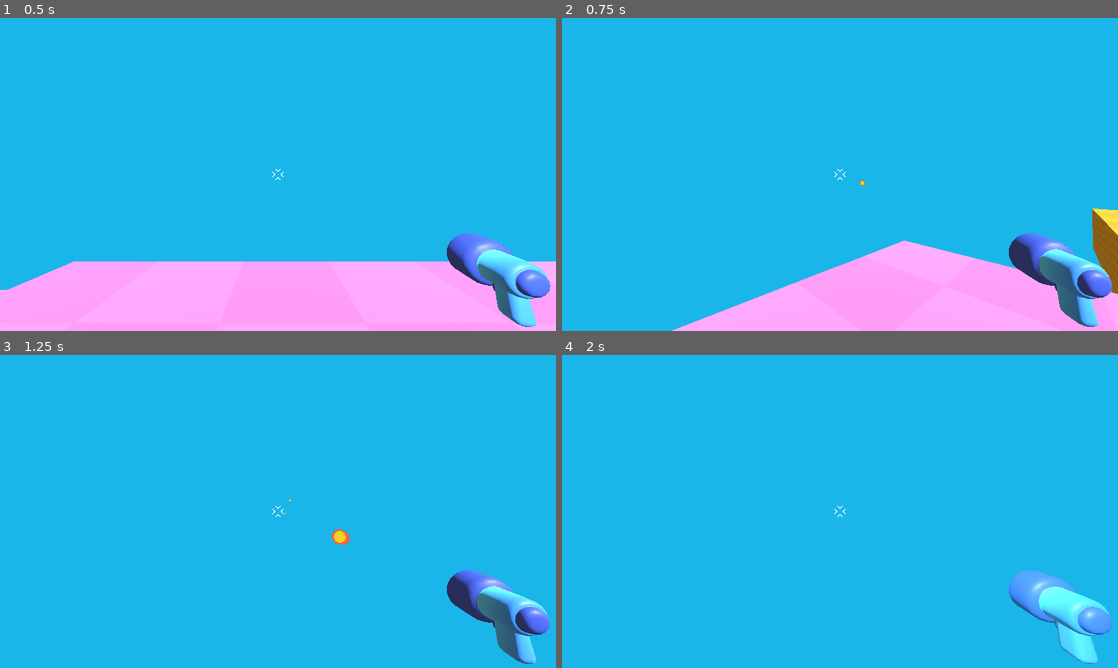
Above: before the commit, frames 1-4 (two rows, left to right).
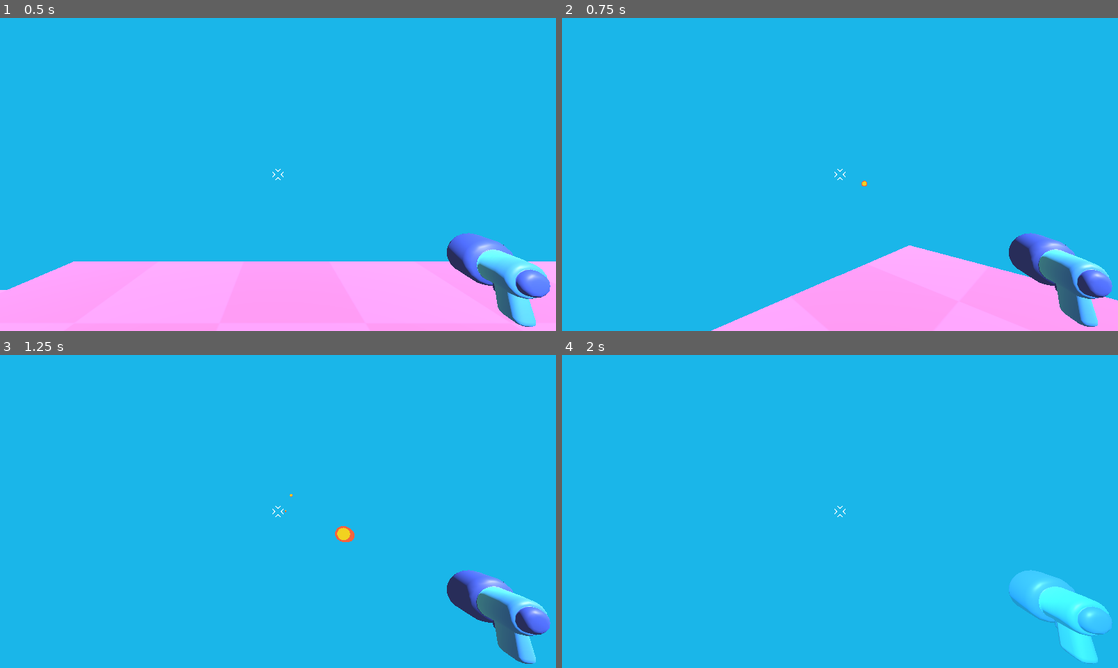
Above: after the commit, the same moments.

Repository: YvanDesPatates/Jelly_Belly_3D
Game: Godot game, scene res://level/game.tscn
The game is run twice, just before and just after one commit, with the same random seed, the same clock (stepped at 60 frames per second) and the same inputs.
Inputs (mouse positions are in pixels of both pictures, inside the frame that each line leads up to):
- Up to frame 1 (0.5 s): no input
- Up to frame 2 (0.75 s): tap Enter at 0.5 s; move the mouse to (867, 174) at 0.52 s; press the mouse at (867, 174) at 0.53 s; hold W (move_forward) from 0.53 s (still down)
- Up to frame 3 (1.25 s): keep holding W (move_forward); tap Space (jump) at 0.77 s
- Up to frame 4 (2 s): keep holding W (move_forward); move the mouse to (812, 511) at 1.27 s; release the mouse at (812, 511) at 1.28 s; click (812, 511) at 1.35 s; tap Space (jump) at 1.52 s

Frame 1 is identical in both runs. In frame 2, 2.7% of the frame differs, in the area x 19-100%, y 52-100%; in frame 3, 0.1%; in frame 4, 2.4%.

Commit message:
moovable plateforms

Diff:
--- /dev/null
+++ b/level/MoovingPlateform.gd
@@ -0,0 +1,24 @@
+extends Node3D
+
+## direction where the plateform will go. Once it has passed the limit distance, go reverse-side.
+@export var moove_direction: Vector3 = Vector3.FORWARD
+## limit distance from the start position to the max and min pos.
+@export var limit_distance: float = 10.00
+@export var speed:float = 2.00
+
+var starting_point: Vector3
+
+func _ready() -> void:
+	starting_point = global_position
+
+
+# Called every frame. 'delta' is the elapsed time since the previous frame.
+func _process(delta: float) -> void:
+	var pos = global_position
+	global_position += moove_direction * speed * delta
+	var distance_travelled = abs(starting_point.distance_to(global_position))
+	var limit_has_been_reached = distance_travelled >= limit_distance
+	var new_pos = global_position
+	if limit_has_been_reached :
+		global_position = starting_point + moove_direction * limit_distance
+		moove_direction *= Vector3(-1, -1, -1)
--- /dev/null
+++ b/level/TurningPlateform.gd
@@ -0,0 +1,7 @@
+extends Node3D
+
+@export var speed: float = 2
+
+
+func _process(delta: float) -> void:
+	global_rotation.y += speed * delta
--- a/level/game.tscn
+++ b/level/game.tscn
@@ -3,6 +3,8 @@
 [ext_resource type="PackedScene" uid="uid://cxbbeq53tifsu" path="res://player/player.tscn" id="1_bk1rt"]
 [ext_resource type="Material" uid="uid://dfvkl4a7xs4y" path="res://level/purple_ground.tres" id="2_hjeur"]
 [ext_resource type="Material" uid="uid://bxdrynee85yt1" path="res://level/yellow_platform.tres" id="3_l5ub2"]
+[ext_resource type="Script" uid="uid://dichtufjbj5hg" path="res://level/TurningPlateform.gd" id="4_hjeur"]
+[ext_resource type="Script" uid="uid://vqfuouvfka5p" path="res://level/MoovingPlateform.gd" id="4_l5ub2"]
 
 [sub_resource type="Environment" id="Environment_ijeiy"]
 background_mode = 1
@@ -41,18 +43,26 @@
 use_collision = true
 size = Vector3(10, 22, 10)
 material = ExtResource("3_l5ub2")
+script = ExtResource("4_l5ub2")
+limit_distance = 2.5
 
 [node name="CSGBox3D5" type="CSGBox3D" parent="WallsAndPlateforms" unique_id=2074918484]
 transform = Transform3D(0.9999977, 9.612625e-12, 0.0021991131, -9.612628e-11, 0.099999964, -1.06821487e-13, -0.0021991131, -1.0682144e-14, 0.9999977, 13, -1.0849552, 4)
 use_collision = true
 size = Vector3(10, 22, 10)
 material = ExtResource("3_l5ub2")
+script = ExtResource("4_l5ub2")
+moove_direction = Vector3(0, 0, 1)
+limit_distance = 2.5
 
 [node name="CSGBox3D15" type="CSGBox3D" parent="WallsAndPlateforms" unique_id=873896369]
 transform = Transform3D(0.9999977, 9.612625e-12, 0.0021991131, -9.612628e-11, 0.099999964, -1.06821487e-13, -0.0021991131, -1.0682144e-14, 0.9999977, -30.500002, 1.9150448, 11.9989)
 use_collision = true
 size = Vector3(5, 22, 6)
 material = ExtResource("3_l5ub2")
+script = ExtResource("4_l5ub2")
+moove_direction = Vector3(0, 0, 1)
+limit_distance = 5.0
 
 [node name="CSGBox3D2" type="CSGBox3D" parent="WallsAndPlateforms" unique_id=215008671]
 transform = Transform3D(1, 0, 0, 0, 1, 0, 0, 0, 1, 0, -11, 18.5)
@@ -101,6 +111,8 @@
 use_collision = true
 size = Vector3(2, 1, 25)
 material = ExtResource("3_l5ub2")
+script = ExtResource("4_hjeur")
+speed = 1.0
 
 [node name="CSGBox3D12" type="CSGBox3D" parent="WallsAndPlateforms" unique_id=368983028]
 transform = Transform3D(1, 0, 0, 0, 1, 0, 0, 0, 1, -3.1000004, -11, 39)
--- a/player/player.gd
+++ b/player/player.gd
@@ -1,6 +1,6 @@
 extends CharacterBody3D
 
-const SPEED = 7
+const SPEED = 9
 const JUMP_FORCE = 10
 var x_sensitivity = 0.4#0.2 is very slow while 0.9 is fast
 var y_sensitivity = 0.2
Not shown, added: level/MoovingPlateform.gd.uid
Not shown, added: level/TurningPlateform.gd.uid
